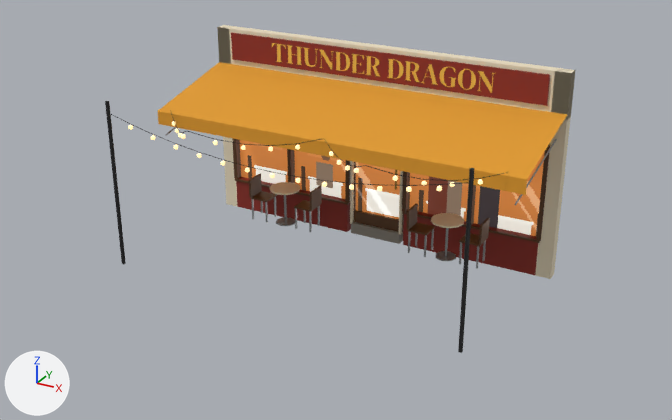
One commit to the glTF model art/models/props/venues/thunder_dragon.glb: the scene before it, then after it.
The view is the same before and after, from a 50 mm camera at (7.25, -14.97, 7.59) aimed at (0.24, -2.22, 1.21). Arrows for +X, +Y and +Z are at lower left; the lights stay in place. The first picture is the older version. Objects named as collision shapes, trigger or cutter boxes, shadow casters or lower levels of detail are left out. Vertices at exactly the same position are counted once.

Names of what the first picture shows: 'ThunderDragon'.
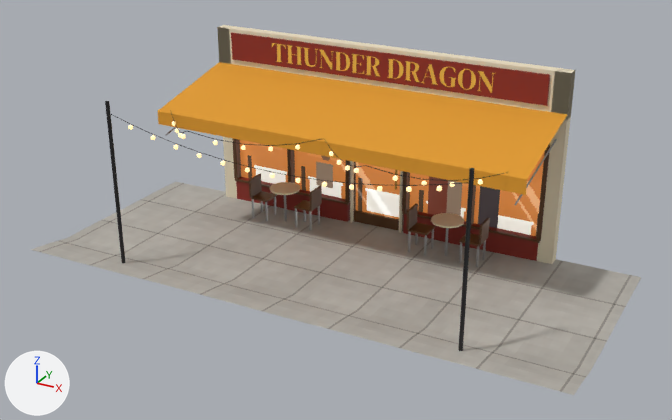
What the commit changed:
Picture 'sidewalk' (img_sidewalk) is new.
Material 'VN_Pave' (mat_vn_pave) is new.
Its texture is img_sidewalk.
Its roughness is 0.95.
me_thunderdragon is used by ob_thunderdragon; location (0.0, 0.0, 0.0).
me_thunderdragon had 1986 vertices, 2600 faces and spanned x -3.5..3.5, y -3.84..0.0, z -0.21..3.55.
me_thunderdragon now has 2196 vertices, 2960 faces and spans x -5.0..5.0, y -4.25..0.0, z -0.21..3.55.
me_thunderdragon part 1: a new loose piece of 210 vertices spanning x -5.0..5.0, y -4.25..0.0, z -0.06..0.28, in mat_vn_pave (picture img_sidewalk).
me_thunderdragon gains material mat_vn_pave (picture img_sidewalk).

Pixel boxes (x1, y1, x2, y2) of what changed, in the pictures (672 x 420 px):
'ThunderDragon', reshaped (29% wider, 13% taller): before (105, 25, 576, 353); after (31, 25, 641, 395)
part 1 of me_thunderdragon, added: after (31, 182, 641, 395)
